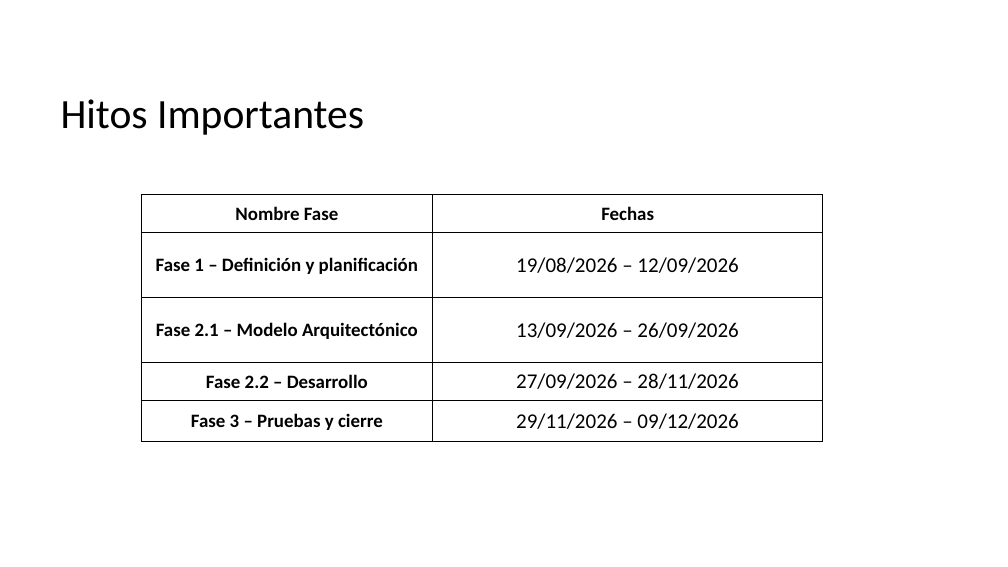
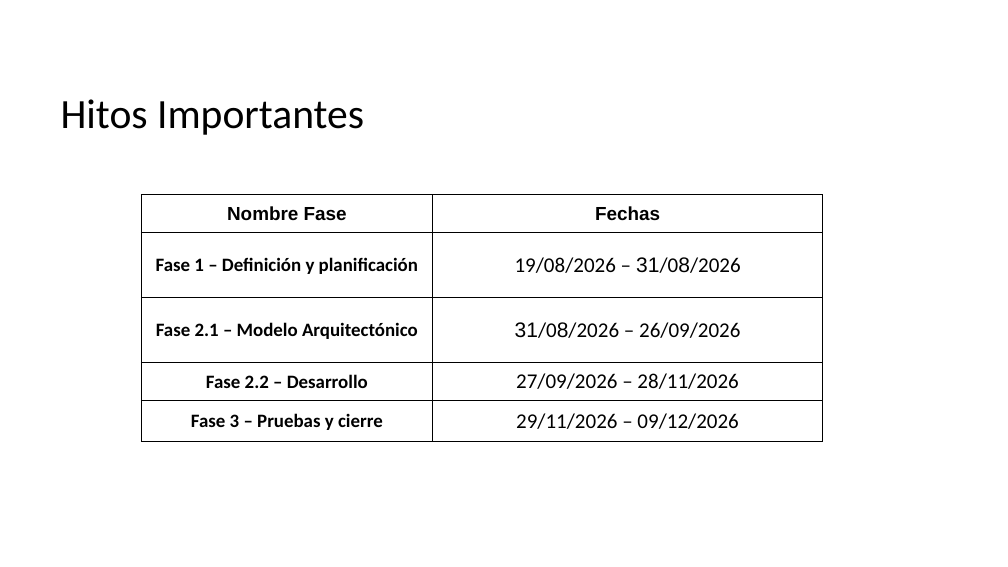
Before and after one commit to sandra-olea/706V_Grupo7_2026, a slide deck: slide 12 of FASE 1/Evidencias Grupales/Presentacion Proyecto.pptx. Drawn at 1008x567 pixels with LibreOffice and Linux fonts; fonts in the diff are those of the drawing; background and template pictures are left out. Boxes give left, top, right and bottom in pixels: in the first picture for what was removed or moved away, otherwise in the second. Text is boxed around its words. In the diff, an @@ line names an element or a change of style, - is before the commit and + after.

```diff
--- a/FASE 1/Evidencias Grupales/Presentacion Proyecto.pptx
+++ b/FASE 1/Evidencias Grupales/Presentacion Proyecto.pptx
@@ table at <box>141,195,823,443</box> @@
-row 2, column 2: 19/08/2026 – 12/09/2026
+row 2, column 2: 19/08/2026 – 31/08/2026
-row 3, column 2: 13/09/2026 – 26/09/2026
+row 3, column 2: 31/08/2026 – 26/09/2026
@@ font Calibri to Arial in "Nombre Fase", "Fechas" @@
@@ less space between paragraphs @@
```
Also in this commit, not shown: 7 other slides changed, 13 other files.
